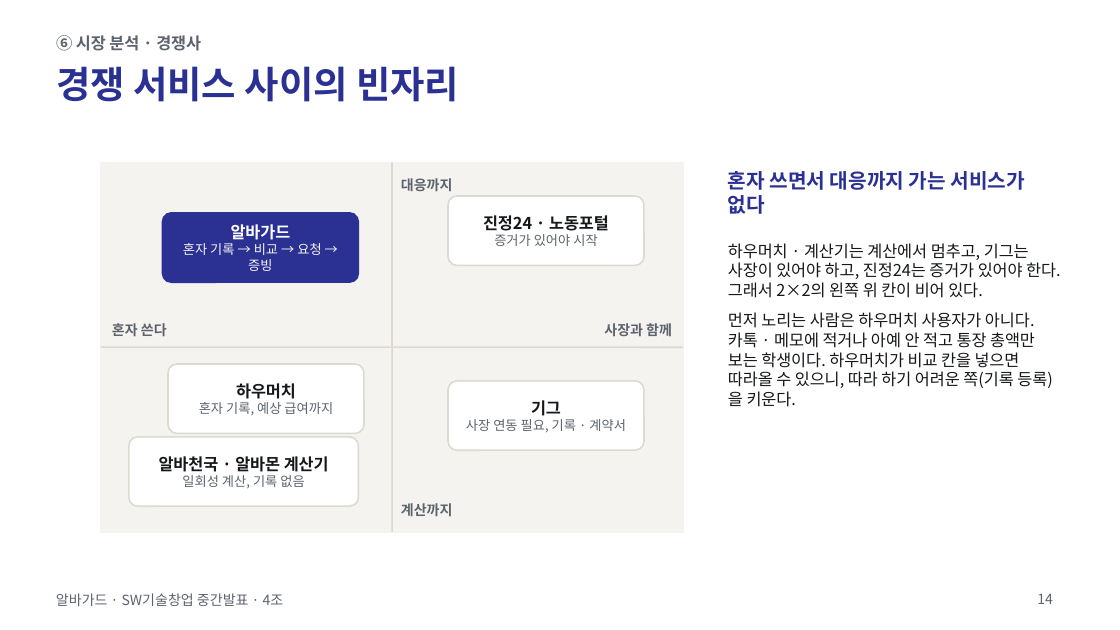
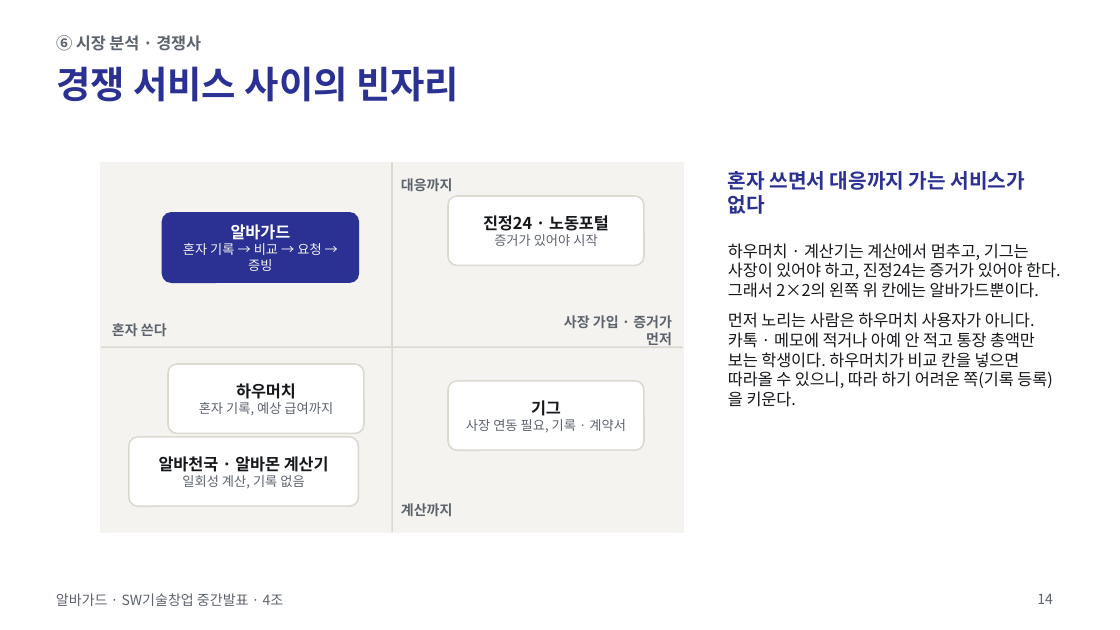
Before and after one commit to jihooni217/albaguard, a slide deck: slide 14 of docs/06_중간발표_PPT.pptx. Drawn at 1120x630 pixels with LibreOffice and Linux fonts; fonts in the diff are those of the drawing. Boxes give left, top, right and bottom in pixels: in the first picture for what was removed or moved away, otherwise in the second. Text is boxed around its words. In the diff, an @@ line names an element or a change of style, - is before the commit and + after.

```diff
--- a/docs/06_중간발표_PPT.pptx
+++ b/docs/06_중간발표_PPT.pptx
@@ text at <box>728,243,1061,298</box>: text changed @@
-하우머치 · 계산기는 계산에서 멈추고, 기그는 사장이 있어야 하고, 진정24는 증거가 있어야 한다. 그래서 2×2의 왼쪽 위 칸이 비어 있다.
+하우머치 · 계산기는 계산에서 멈추고, 기그는 사장이 있어야 하고, 진정24는 증거가 있어야 한다. 그래서 2×2의 왼쪽 위 칸에는 알바가드뿐이다.
@@ text at <box>564,315,672,345</box>: text changed @@
-사장과 함께
+사장 가입 · 증거가 먼저
```
Also in this commit, not shown: 11 other slides changed, 6 other files.
